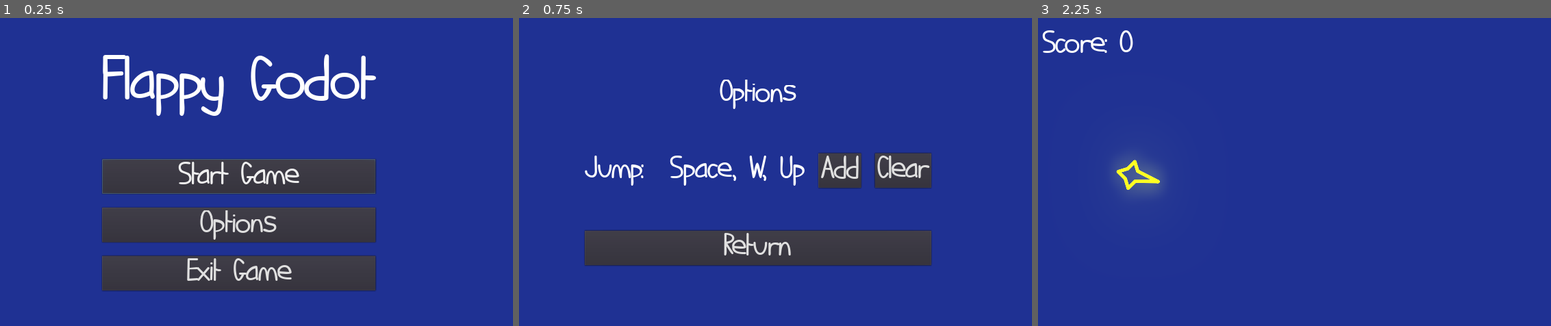
Above: before the commit, frames 1-3 (left to right).
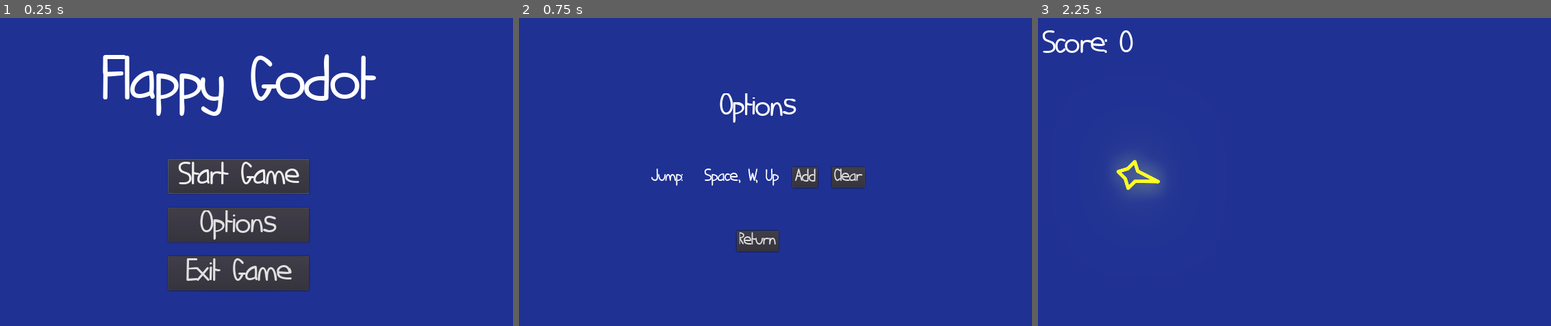
Above: after the commit, the same moments.

Repository: kdreese/flappy-godot
Game: Godot game, scene res://States/Menu/Menu.tscn
The game is run twice, just before and just after one commit, with the same random seed, the same clock (stepped at 60 frames per second) and the same inputs.
Inputs:
- Up to frame 1 (0.25 s): no input
- Up to frame 2 (0.75 s): click "Options" at 0.5 s
- Up to frame 3 (2.25 s): click "Return" at 1.25 s; click "Start Game" at 2 s

The runs differ from the first frame. In frame 1, 9.3% of the frame differs, in the area x 19-74%, y 45-89%; in frame 2, 12%, in the area x 12-81%, y 20-81%; in frame 3, nothing differs.

Commit message:
Added game over screen with some SICC animations

Diff:
--- /dev/null
+++ b/Resources/IHateComicSansSmaller.tres
@@ -0,0 +1,7 @@
+[gd_resource type="DynamicFont" load_steps=2 format=2]
+
+[ext_resource path="res://Resources/IHateComicSans.ttf" type="DynamicFontData" id=1]
+
+[resource]
+size = 36
+font_data = ExtResource( 1 )
--- a/States/Game/Game.gd
+++ b/States/Game/Game.gd
@@ -43,10 +43,10 @@
 	for pipe in get_tree().get_nodes_in_group("Pipes"):
 		pipe.moving = false
 	$PipeSpawnTimer.stop()
-	var game_over_timer := get_tree().create_timer(2)
+	var game_over_timer := get_tree().create_timer(0.75)
 	yield(game_over_timer, "timeout")
-	var error = get_tree().change_scene("res://States/Menu/Menu.tscn")
-	assert(not error)
+	$UI/GameOverScreen.show()
+	$UI/GameOverScreen.show_screen(score)
 
 
 func _unhandled_input(event: InputEvent) -> void:
--- a/States/Game/Game.tscn
+++ b/States/Game/Game.tscn
@@ -1,7 +1,8 @@
-[gd_scene load_steps=5 format=2]
+[gd_scene load_steps=6 format=2]
 
 [ext_resource path="res://States/Game/Game.gd" type="Script" id=1]
 [ext_resource path="res://Objects/Bird/Bird.tscn" type="PackedScene" id=2]
+[ext_resource path="res://States/Game/GameOverScreen.tscn" type="PackedScene" id=3]
 
 [sub_resource type="RectangleShape2D" id=1]
 extents = Vector2( 640, 8 )
@@ -29,6 +30,10 @@
 __meta__ = {
 "_edit_use_anchors_": false
 }
+
+[node name="GameOverScreen" parent="UI" instance=ExtResource( 3 )]
+visible = false
+rect_min_size = Vector2( 1280, 720 )
 
 [node name="Pipes" type="Node" parent="."]
 
--- /dev/null
+++ b/States/Game/GameOverScreen.gd
@@ -0,0 +1,26 @@
+extends ColorRect
+
+
+onready var score_label: Label = $PanelContainer/CenterContainer/VBoxContainer/Score
+onready var high_score_label: Label = $PanelContainer/CenterContainer/VBoxContainer/HighScore
+
+
+func show_screen(score: int) -> void:
+	score_label.text = "You Scored: %d" % [score]
+	if score > SaveData.high_score:
+		high_score_label.text = "New High Score!"
+		SaveData.high_score = score
+		SaveData.save_settings()
+	else:
+		high_score_label.text = "High Score: %d" % [SaveData.high_score]
+	$EntranceAnimation.play("EntranceAnimation")
+
+
+func _on_ReplayButton_pressed() -> void:
+	var error = get_tree().reload_current_scene()
+	assert(not error)
+
+
+func _on_MenuButton_pressed() -> void:
+	var error = get_tree().change_scene("res://States/Menu/Menu.tscn")
+	assert(not error)
--- /dev/null
+++ b/States/Game/GameOverScreen.tscn
@@ -0,0 +1,118 @@
+[gd_scene load_steps=4 format=2]
+
+[ext_resource path="res://Resources/IHateComicSansSmaller.tres" type="DynamicFont" id=1]
+[ext_resource path="res://States/Game/GameOverScreen.gd" type="Script" id=2]
+
+[sub_resource type="Animation" id=1]
+resource_name = "EntranceAnimation"
+length = 0.5
+tracks/0/type = "value"
+tracks/0/path = NodePath("PanelContainer:rect_position")
+tracks/0/interp = 1
+tracks/0/loop_wrap = true
+tracks/0/imported = false
+tracks/0/enabled = true
+tracks/0/keys = {
+"times": PoolRealArray( 0, 0.5 ),
+"transitions": PoolRealArray( -2, -2 ),
+"update": 0,
+"values": [ Vector2( 445, -350 ), Vector2( 445, 200.5 ) ]
+}
+tracks/1/type = "value"
+tracks/1/path = NodePath(".:color")
+tracks/1/interp = 1
+tracks/1/loop_wrap = true
+tracks/1/imported = false
+tracks/1/enabled = true
+tracks/1/keys = {
+"times": PoolRealArray( 0, 0.5 ),
+"transitions": PoolRealArray( 1, 1 ),
+"update": 0,
+"values": [ Color( 0, 0, 0, 0 ), Color( 0, 0, 0, 0.392157 ) ]
+}
+
+[node name="GameOverScreen" type="ColorRect"]
+anchor_right = 1.0
+anchor_bottom = 1.0
+color = Color( 0, 0, 0, 0 )
+script = ExtResource( 2 )
+__meta__ = {
+"_edit_use_anchors_": false
+}
+
+[node name="PanelContainer" type="PanelContainer" parent="."]
+anchor_left = 0.5
+anchor_top = 0.5
+anchor_right = 0.5
+anchor_bottom = 0.5
+margin_left = -195.0
+margin_top = -710.0
+margin_right = 195.0
+margin_bottom = -391.0
+__meta__ = {
+"_edit_use_anchors_": false
+}
+
+[node name="CenterContainer" type="CenterContainer" parent="PanelContainer"]
+margin_left = 7.0
+margin_top = 7.0
+margin_right = 383.0
+margin_bottom = 312.0
+
+[node name="VBoxContainer" type="VBoxContainer" parent="PanelContainer/CenterContainer"]
+margin_left = 29.0
+margin_top = 26.0
+margin_right = 346.0
+margin_bottom = 278.0
+custom_constants/separation = 15
+
+[node name="Title" type="Label" parent="PanelContainer/CenterContainer/VBoxContainer"]
+margin_right = 317.0
+margin_bottom = 75.0
+text = "Game Over!"
+align = 1
+
+[node name="Score" type="Label" parent="PanelContainer/CenterContainer/VBoxContainer"]
+margin_top = 90.0
+margin_right = 317.0
+margin_bottom = 132.0
+custom_fonts/font = ExtResource( 1 )
+text = "You Scored: 0"
+align = 1
+
+[node name="HighScore" type="Label" parent="PanelContainer/CenterContainer/VBoxContainer"]
+margin_top = 147.0
+margin_right = 317.0
+margin_bottom = 189.0
+custom_fonts/font = ExtResource( 1 )
+text = "High Score: 0"
+align = 1
+__meta__ = {
+"_edit_use_anchors_": false
+}
+
+[node name="HBoxContainer" type="HBoxContainer" parent="PanelContainer/CenterContainer/VBoxContainer"]
+margin_top = 204.0
+margin_right = 317.0
+margin_bottom = 252.0
+custom_constants/separation = 20
+alignment = 1
+
+[node name="ReplayButton" type="Button" parent="PanelContainer/CenterContainer/VBoxContainer/HBoxContainer"]
+margin_right = 92.0
+margin_bottom = 48.0
+custom_fonts/font = ExtResource( 1 )
+text = "Replay"
+
+[node name="MenuButton" type="Button" parent="PanelContainer/CenterContainer/VBoxContainer/HBoxContainer"]
+margin_left = 112.0
+margin_right = 317.0
+margin_bottom = 48.0
+custom_fonts/font = ExtResource( 1 )
+text = "Back to Menu"
+
+[node name="EntranceAnimation" type="AnimationPlayer" parent="."]
+anims/EntranceAnimation = SubResource( 1 )
+
+[connection signal="pressed" from="PanelContainer/CenterContainer/VBoxContainer/HBoxContainer/ReplayButton" to="." method="_on_ReplayButton_pressed"]
+[connection signal="pressed" from="PanelContainer/CenterContainer/VBoxContainer/HBoxContainer/MenuButton" to="." method="_on_MenuButton_pressed"]
--- a/States/Menu/Menu.tscn
+++ b/States/Menu/Menu.tscn
@@ -29,25 +29,28 @@
 text = "Flappy Godot"
 
 [node name="VBoxContainer" type="VBoxContainer" parent="VBoxContainer"]
+margin_left = 155.0
 margin_top = 249.0
-margin_right = 641.0
+margin_right = 485.0
 margin_bottom = 556.0
+size_flags_horizontal = 4
 custom_constants/separation = 32
 
 [node name="StartButton" type="Button" parent="VBoxContainer/VBoxContainer"]
-margin_right = 641.0
+margin_right = 330.0
 margin_bottom = 81.0
+rect_min_size = Vector2( 330, 0 )
 text = "Start Game"
 
 [node name="OptionsButton" type="Button" parent="VBoxContainer/VBoxContainer"]
 margin_top = 113.0
-margin_right = 641.0
+margin_right = 330.0
 margin_bottom = 194.0
 text = "Options"
 
 [node name="ExitButton" type="Button" parent="VBoxContainer/VBoxContainer"]
 margin_top = 226.0
-margin_right = 641.0
+margin_right = 330.0
 margin_bottom = 307.0
 text = "Exit Game"
 
--- a/States/OptionsMenu/OptionsMenu.tscn
+++ b/States/OptionsMenu/OptionsMenu.tscn
@@ -1,6 +1,7 @@
-[gd_scene load_steps=2 format=2]
+[gd_scene load_steps=3 format=2]
 
 [ext_resource path="res://States/OptionsMenu/OptionsMenu.gd" type="Script" id=1]
+[ext_resource path="res://Resources/IHateComicSansSmaller.tres" type="DynamicFont" id=2]
 
 [node name="OptionsMenu" type="CenterContainer"]
 anchor_right = 1.0
@@ -11,53 +12,60 @@
 }
 
 [node name="VBoxContainer" type="VBoxContainer" parent="."]
-margin_left = 390.0
-margin_top = 141.0
-margin_right = 889.0
-margin_bottom = 578.0
+margin_left = 473.0
+margin_top = 174.0
+margin_right = 806.0
+margin_bottom = 545.0
 custom_constants/separation = 100
 
 [node name="Title" type="Label" parent="VBoxContainer"]
-margin_right = 499.0
+margin_right = 333.0
 margin_bottom = 75.0
 text = "Options"
 align = 1
 
 [node name="GridContainer" type="GridContainer" parent="VBoxContainer"]
 margin_top = 175.0
-margin_right = 499.0
-margin_bottom = 256.0
+margin_right = 333.0
+margin_bottom = 223.0
 custom_constants/hseparation = 32
 columns = 4
 
 [node name="JumpTitle" type="Label" parent="VBoxContainer/GridContainer"]
 margin_top = 3.0
-margin_right = 168.0
-margin_bottom = 78.0
+margin_right = 93.0
+margin_bottom = 45.0
+custom_fonts/font = ExtResource( 2 )
 text = "Jump: "
 
 [node name="JumpKeys" type="Label" parent="VBoxContainer/GridContainer"]
-margin_left = 200.0
+margin_left = 125.0
 margin_top = 3.0
-margin_right = 200.0
-margin_bottom = 78.0
+margin_right = 125.0
+margin_bottom = 45.0
+custom_fonts/font = ExtResource( 2 )
 
 [node name="AddJumpButton" type="Button" parent="VBoxContainer/GridContainer"]
-margin_left = 232.0
-margin_right = 334.0
-margin_bottom = 81.0
+margin_left = 157.0
+margin_right = 220.0
+margin_bottom = 48.0
+custom_fonts/font = ExtResource( 2 )
 text = "Add"
 
 [node name="ResetJumpButton" type="Button" parent="VBoxContainer/GridContainer"]
-margin_left = 366.0
-margin_right = 499.0
-margin_bottom = 81.0
+margin_left = 252.0
+margin_right = 333.0
+margin_bottom = 48.0
+custom_fonts/font = ExtResource( 2 )
 text = "Clear"
 
 [node name="ReturnButton" type="Button" parent="VBoxContainer"]
-margin_top = 356.0
-margin_right = 499.0
-margin_bottom = 437.0
+margin_left = 117.0
+margin_top = 323.0
+margin_right = 215.0
+margin_bottom = 371.0
+size_flags_horizontal = 4
+custom_fonts/font = ExtResource( 2 )
 text = "Return"
 
 [connection signal="pressed" from="VBoxContainer/GridContainer/AddJumpButton" to="." method="_on_AddJumpButton_pressed"]
